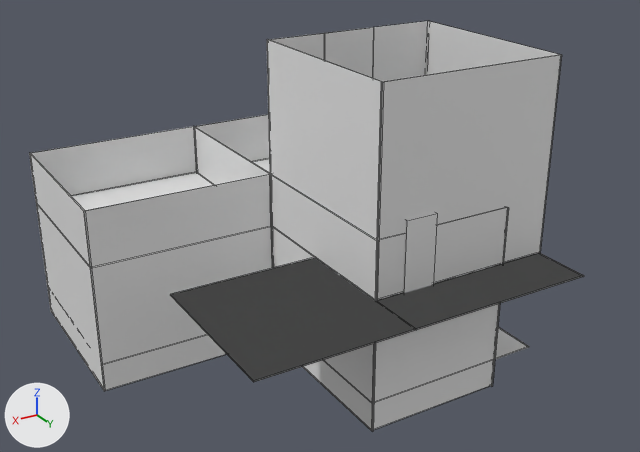
An edit to the Blender file scenes/all_rooms.blend, drawn before and after from the same camera.
Camera for both pictures: a 50 mm camera at (45.7, 105.2, 53.1) aimed at (-1.7, 26.3, 13.6). Arrows for +X, +Y and +Z are at lower left; the lights stay in place. Mesh edges are drawn as thin lines.

Objects in the first picture: 'Bedroom Door', 'Bedroom Wall', 'Bedroom Wall.001', 'Bedroom Wall.002', 'Bedroom Wall.003', 'Kitchen Wall1', 'Kitchen Wall2', 'Kitchen Wall3', 'Living Room to Kitchen Wall', 'Office Wall1', 'Office Wall2', 'Second Floor Extended'.
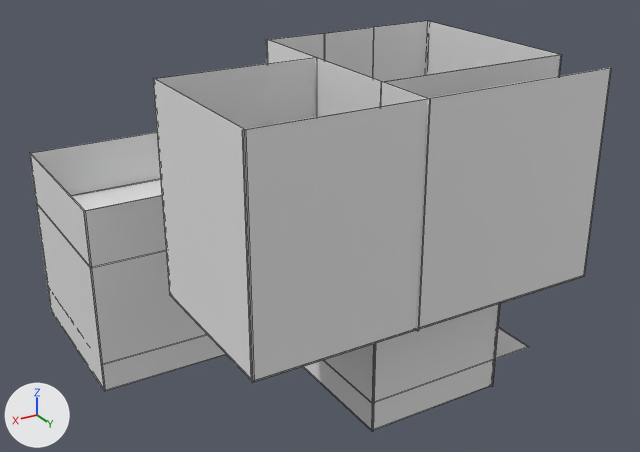
What changed in the scene script:
```text
Change ob_bedroom_wall_003:
    ob_bedroom_wall_003.location: (1.28, 31.12, 22.92) -> (1.28, 34.39, 22.92)
    ob_bedroom_wall_003.scale: (10.9, 10.9, 0.0682) -> (10.9, 14.4, 0.0682)
Add ob_hallway_wall:
    ob_hallway_wall = bpy.data.objects.new('Hallway Wall', me_bedroom_wall_003.copy())  # the mesh of ob_bedroom_wall_003
    ob_hallway_wall.location = (-0.96, 48.47, 22.92)
    ob_hallway_wall.rotation_euler = (-1.571, 1.571, 0.0)  # degrees (-90, 90, 0)
    ob_hallway_wall.scale = (10.9, 19.3, 0.0682)
Add ob_bathroom_wall_001:
    ob_bathroom_wall_001 = bpy.data.objects.new('Bathroom Wall.001', me_bedroom_wall_003.copy())  # the mesh of ob_bedroom_wall_003
    ob_bathroom_wall_001.location = (18.11, 39.43, 22.92)
    ob_bathroom_wall_001.rotation_euler = (-3.142, 1.571, 0.0)  # degrees (-180, 90, 0)
    ob_bathroom_wall_001.scale = (10.9, 9.13, 0.0682)
Add ob_bathroom_wall:
    ob_bathroom_wall = bpy.data.objects.new('Bathroom Wall', me_bedroom_wall_003.copy())  # the mesh of ob_bedroom_wall_003
    ob_bathroom_wall.location = (9.69, 30.39, 22.92)
    ob_bathroom_wall.rotation_euler = (-1.571, 1.571, 0.0)  # degrees (-90, 90, 0)
    ob_bathroom_wall.scale = (10.9, 8.5, 0.0682)
```

What differs and where, as boxes [x1, y1, x2, y2] in the pictures (640 x 452 px):
'Hallway Wall', added: after [242, 68, 611, 383]
'Bathroom Wall.001', added: after [153, 78, 254, 382]
'Bedroom Wall.003', moved, rescaled (41% wider, 14% taller): before [268, 40, 384, 296]; after [266, 39, 430, 331]
'Bathroom Wall', added: after [153, 57, 316, 295]
'Bedroom Wall.001', unchanged, covered by the edit: before [376, 54, 561, 300]; after [380, 54, 561, 106]
'Second Floor Extended', unchanged, covered by the edit: before [72, 159, 584, 382]; after [72, 179, 584, 382]
'Office Wall2', unchanged, covered by the edit: before [270, 174, 379, 431]; after [303, 343, 376, 431]
'Bedroom Door', unchanged, covered by the edit: before [403, 212, 438, 293]
